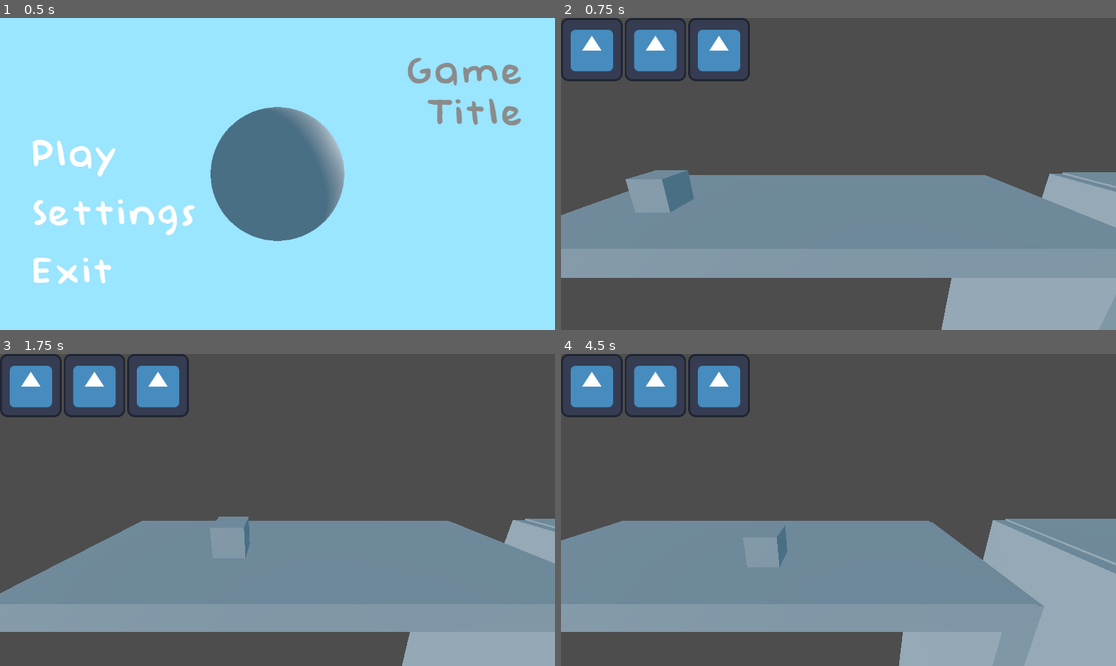
Above: before the commit, frames 1-4 (two rows, left to right).
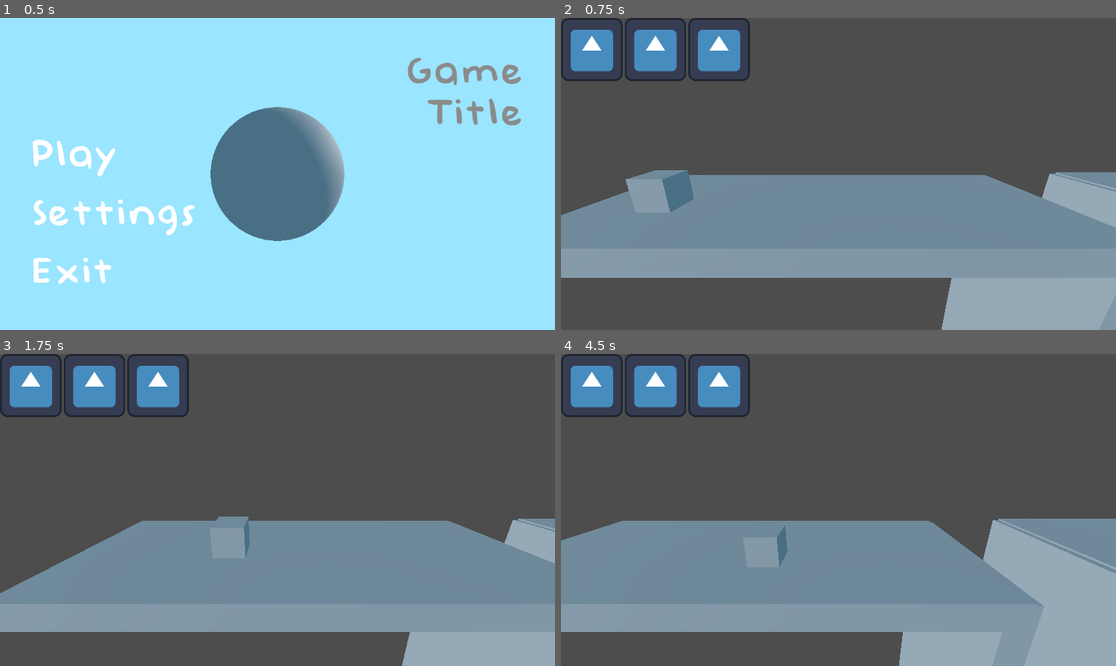
Above: after the commit, the same moments.

Repository: Nof-va/13dt1-nofo
Game: Godot game, scene res://Scenes/menu.tscn
Same seed, same stepped clock (60 frames per second), same inputs: the game is played once before the commit and once after it. The engine's default icon, where the game draws it, is replaced by a stand-in: a white triangle on a blue panel in a dark square.
Inputs:
- Up to frame 1 (0.5 s): no input
- Up to frame 2 (0.75 s): click "Settings" at 0.5 s
- Up to frame 3 (1.75 s): tap Enter (ui_accept) at 1.25, 1.52 s; hold D (move_right) from 1.28 s (still down); tap W (move_away) at 1.35 s
- Up to frame 4 (4.5 s): release D (move_right) at 2.03 s; hold A (move_left) 2.03-2.78 s; tap S (move_toward) at 2.1, 3.6 s; tap Enter (ui_accept) at 2.27, 3.77 s; hold D (move_right) 2.78-4.28 s; tap W (move_away) at 2.85, 4.35 s; hold A (move_left) from 4.28 s (still down)

Frame 1 is identical in both runs. In frame 2, 0.1% of the frame differs, in the area x 89-100%, y 49-56%; in frame 3, less than 0.1%; in frame 4, 0.3%, in the area x 78-100%, y 52-70%.
Error after the commit: Attempt to call function 'get_children' in base 'null instance' on a null instance. (res://Scripts/death_zone.gd:11)

Commit message:
Finished checkpoint functional

Diff:
--- a/13dt1-as91907-project/Scenes/gameplay.tscn
+++ b/13dt1-as91907-project/Scenes/gameplay.tscn
@@ -1,20 +1,28 @@
-[gd_scene load_steps=11 format=3 uid="uid://3t18mjro8ddi"]
+[gd_scene load_steps=14 format=3 uid="uid://3t18mjro8ddi"]
 
 [ext_resource type="PackedScene" uid="uid://qyvxj6m7bb1f" path="res://Scenes/playerbody.tscn" id="1_1bkrg"]
 [ext_resource type="Script" path="res://Scripts/gameplay.gd" id="1_ofcps"]
 [ext_resource type="Script" path="res://Scripts/death_zone.gd" id="3_jobk0"]
 [ext_resource type="PackedScene" uid="uid://cxh13coc00suo" path="res://Scenes/hud_hearts.tscn" id="3_t4t68"]
 [ext_resource type="PackedScene" uid="uid://rc5fcal65tce" path="res://Scenes/checkpoint.tscn" id="4_yb5ha"]
-[ext_resource type="Script" path="res://Scenes/checkpoint_manager.gd" id="5_nvlat"]
-[ext_resource type="Script" path="res://Scenes/checkpoint.gd" id="5_w30xl"]
+[ext_resource type="Script" path="res://Scripts/checkpoint_manager.gd" id="5_u86mw"]
+[ext_resource type="Script" path="res://Scripts/checkpoint.gd" id="5_w30xl"]
 
 [sub_resource type="BoxMesh" id="BoxMesh_l6dbt"]
 
 [sub_resource type="BoxShape3D" id="BoxShape3D_73yyx"]
 size = Vector3(19.3193, 1, 7.2934)
 
+[sub_resource type="BoxMesh" id="BoxMesh_1iofh"]
+
+[sub_resource type="BoxShape3D" id="BoxShape3D_3dodp"]
+size = Vector3(5.25154, 1, 7.2934)
+
 [sub_resource type="BoxShape3D" id="BoxShape3D_1pbxc"]
 size = Vector3(27.5808, 2.41455, 19.8372)
+
+[sub_resource type="BoxShape3D" id="BoxShape3D_r6gl3"]
+size = Vector3(4.34924, 2.41455, 19.8372)
 
 [node name="Node3D" type="Node3D"]
 script = ExtResource("1_ofcps")
@@ -22,7 +30,7 @@
 [node name="DirectionalLight3D" type="DirectionalLight3D" parent="."]
 transform = Transform3D(0.536563, 0.25173, -0.805439, 1.12812e-08, 0.95447, 0.298308, 0.84386, -0.160061, 0.512133, -7.45239, 7.95387, 12.1655)
 
-[node name="Player" parent="." groups=["Player"] instance=ExtResource("1_1bkrg")]
+[node name="Player" parent="." instance=ExtResource("1_1bkrg")]
 transform = Transform3D(1, 0, 0, 0, 1, 0, 0, 0, 1, -4.74864, 1.97683, 0)
 
 [node name="StaticBody3D" type="StaticBody3D" parent="."]
@@ -65,20 +73,20 @@
 shape = SubResource("BoxShape3D_73yyx")
 
 [node name="StaticBody3D4" type="StaticBody3D" parent="."]
-transform = Transform3D(0.999809, 0.019529, 0, -0.019529, 0.999809, 0, 0, 0, 1, 14.3476, -18.2789, -2.67251)
+transform = Transform3D(1, 0, 0, 0, 1, 0, 0, 0, 1, 11.6422, -18.2789, -2.67251)
 metadata/_edit_group_ = true
 
 [node name="MeshInstance3D" type="MeshInstance3D" parent="StaticBody3D4"]
-transform = Transform3D(19.3251, 0, 0, 0, 1, 0, 0, 0, 7.2974, 0, 0, 0)
-mesh = SubResource("BoxMesh_l6dbt")
+transform = Transform3D(4.93423, -1.86265e-09, 0, 1.49012e-08, 0.979214, 0, 0, 0, 7.2974, 0, 0, 0)
+mesh = SubResource("BoxMesh_1iofh")
 skeleton = NodePath("")
 
 [node name="CollisionShape3D" type="CollisionShape3D" parent="StaticBody3D4"]
-transform = Transform3D(1, 0, 0, 0, 1, 0, 0, 0, 1, -0.0015564, 0, -0.000335693)
-shape = SubResource("BoxShape3D_73yyx")
+transform = Transform3D(1, 0, 0, 0, 1, 0, 0, 0, 1, -0.279612, -2.09808e-05, -0.000335693)
+shape = SubResource("BoxShape3D_3dodp")
 
 [node name="StaticBody3D5" type="StaticBody3D" parent="."]
-transform = Transform3D(1, 0, 0, 0, 1, 0, 0, 0, 1, 24.146, 0.146729, -2.673)
+transform = Transform3D(1, 0, 0, 0, 1, 0, 0, 0, 1, 23.7101, 0.146729, -2.673)
 metadata/_edit_group_ = true
 
 [node name="MeshInstance3D" type="MeshInstance3D" parent="StaticBody3D5"]
@@ -99,14 +107,39 @@
 transform = Transform3D(1, 0, 0, 0, 1, 0, 0, 0, 1, -4.74172, 0.6, -3.9855)
 shape = SubResource("BoxShape3D_1pbxc")
 
+[node name="Area3D4" type="Area3D" parent="." groups=["Player"]]
+transform = Transform3D(1, 0, 0, 0, 1, 0, 0, 0, 1, 17.9143, -12.3695, 0)
+script = ExtResource("3_jobk0")
+metadata/_edit_group_ = true
+
+[node name="CollisionShape3D" type="CollisionShape3D" parent="Area3D4"]
+transform = Transform3D(1, 0, 0, 0, 1, 0, 0, 0, 1, -6.38912, 0.6, -3.9855)
+shape = SubResource("BoxShape3D_r6gl3")
+
+[node name="Area3D3" type="Area3D" parent="." groups=["Player"]]
+transform = Transform3D(1, 0, 0, 0, 1, 0, 0, 0, 1, 33.0933, -3.88358, 0)
+script = ExtResource("3_jobk0")
+metadata/_edit_group_ = true
+
+[node name="CollisionShape3D" type="CollisionShape3D" parent="Area3D3"]
+transform = Transform3D(1, 0, 0, 0, 1, 0, 0, 0, 1, -4.74172, 0.6, -3.9855)
+shape = SubResource("BoxShape3D_1pbxc")
+
 [node name="HudHearts" parent="." instance=ExtResource("3_t4t68")]
 
-[node name="Checkpoint" type="Node3D" parent="."]
-script = ExtResource("5_nvlat")
+[node name="CheckpointManager" type="Node3D" parent="."]
+script = ExtResource("5_u86mw")
 
-[node name="Area3D" parent="Checkpoint" instance=ExtResource("4_yb5ha")]
-transform = Transform3D(1, 0, 0, 0, 1, 0, 0, 0, 1, 25.4718, 0, -3.10746)
+[node name="Checkpoint" parent="CheckpointManager" instance=ExtResource("4_yb5ha")]
+transform = Transform3D(1, 0, 0, 0, 1, 0, 0, 0, 1, 26.6655, 0, -3.26642)
+script = ExtResource("5_w30xl")
+
+[node name="Checkpoint2" parent="CheckpointManager" instance=ExtResource("4_yb5ha")]
+transform = Transform3D(1, 0, 0, 0, 1, 0, 0, 0, 1, -5.10576, 0, -3.26642)
 script = ExtResource("5_w30xl")
 
 [connection signal="body_entered" from="Area3D2" to="Area3D2" method="_on_body_entered"]
-[connection signal="body_entered" from="Checkpoint/Area3D" to="Checkpoint/Area3D" method="_on_body_entered"]
+[connection signal="body_entered" from="Area3D4" to="Area3D4" method="_on_body_entered"]
+[connection signal="body_entered" from="Area3D3" to="Area3D3" method="_on_body_entered"]
+[connection signal="body_entered" from="CheckpointManager/Checkpoint" to="CheckpointManager/Checkpoint" method="_on_body_entered"]
+[connection signal="body_entered" from="CheckpointManager/Checkpoint2" to="CheckpointManager/Checkpoint2" method="_on_body_entered"]
--- a/13dt1-as91907-project/Scenes/hud_hearts.tscn
+++ b/13dt1-as91907-project/Scenes/hud_hearts.tscn
@@ -5,7 +5,7 @@
 [node name="CanvasLayer" type="CanvasLayer"]
 
 [node name="HBoxContainer" type="HBoxContainer" parent="."]
-offset_right = 464.0
+offset_right = 1146.0
 offset_bottom = 131.0
 
 [node name="TextureRect" type="TextureRect" parent="HBoxContainer"]
--- a/13dt1-as91907-project/Scenes/playerbody.tscn
+++ b/13dt1-as91907-project/Scenes/playerbody.tscn
@@ -7,7 +7,7 @@
 
 [sub_resource type="BoxShape3D" id="BoxShape3D_1m5js"]
 
-[node name="Node3D" type="CharacterBody3D"]
+[node name="Node3D" type="CharacterBody3D" groups=["Player"]]
 script = ExtResource("1_qyis3")
 
 [node name="Control" parent="." instance=ExtResource("2_31u11")]
--- a/13dt1-as91907-project/Scenes/checkpoint.gd
+++ b/13dt1-as91907-project/Scripts/checkpoint.gd
@@ -4,7 +4,7 @@
 
 # Called when the node enters the scene tree for the first time.
 func _ready() -> void:
-	checkpoint_manager = get_parent().get_parent().get_node("Checkpoint")
+	checkpoint_manager = get_parent().get_parent().get_node("CheckpointManager")
 
 
 # Called every frame. 'delta' is the elapsed time since the previous frame.
@@ -12,7 +12,6 @@
 	pass
 
 
-
 func _on_body_entered(body: Node3D) -> void:
 	if body.is_in_group("Player"):
 		checkpoint_manager.spawn_point = $Respawn.global_position
--- a/13dt1-as91907-project/Scenes/checkpoint_manager.gd
+++ b/13dt1-as91907-project/Scripts/checkpoint_manager.gd
@@ -1,12 +1,10 @@
 extends Node3D
 
 var spawn_point
-var player
 
 # Called when the node enters the scene tree for the first time.
 func _ready() -> void:
-	player = get_parent().get_node("Player")
-	spawn_point = player.global_position
+	pass # Replace with function body.
 
 
 # Called every frame. 'delta' is the elapsed time since the previous frame.
--- a/13dt1-as91907-project/Scripts/death_zone.gd
+++ b/13dt1-as91907-project/Scripts/death_zone.gd
@@ -2,17 +2,19 @@
 
 var checkpoint_manager
 var player
-var array_lives : Array[TextureRect]
-var parent_lives
+var lives_list
 
 # Called when the node enters the scene tree for the first time.
 func _ready() -> void:
 	Countlives.lives = 3
-	parent_lives = get_parent().get_node("HudHearts").get_node("HBoxContainer")
-	for child in parent_lives.get_children():
-		array_lives.append(child)
+	var lives_parents = $HudHearts/HBoxContainer
+	for child in lives_parents.get_children():
+		lives_list.append(child)
+
+	print(lives_list)
+
 	player = get_parent().get_node("Player")
-	checkpoint_manager = get_parent().get_node("Checkpoint")
+	checkpoint_manager = get_parent().get_node("CheckpointManager")
 
 
 # Called every frame. 'delta' is the elapsed time since the previous frame.
@@ -22,14 +24,13 @@
 
 func _on_body_entered(body: Node3D) -> void:
 	if body.is_in_group("Player") and Countlives.lives > 0:
-		Countlives.lives -= 1
+		kill_player()
 	if body.is_in_group("Player") and Countlives.lives == 0:
 		get_tree().change_scene_to_file("res://Scenes/menu.tscn")
 		Countlives.lives = 3
 
 	print(Countlives.lives)
-	print(array_lives)
-	kill_player()
 
 func kill_player():
-	pass
+	Countlives.lives -= 1
+	player.position = checkpoint_manager.spawn_point
